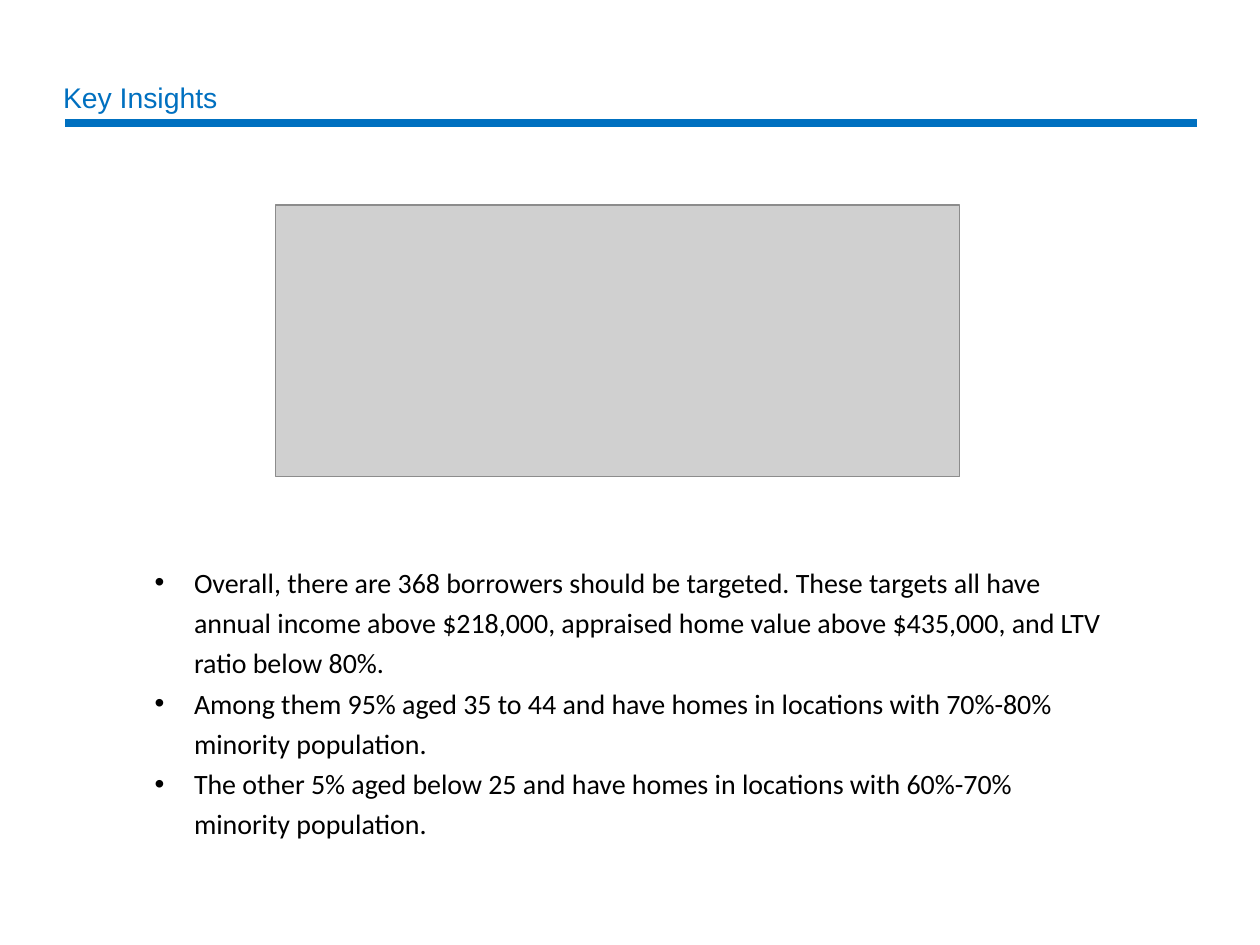
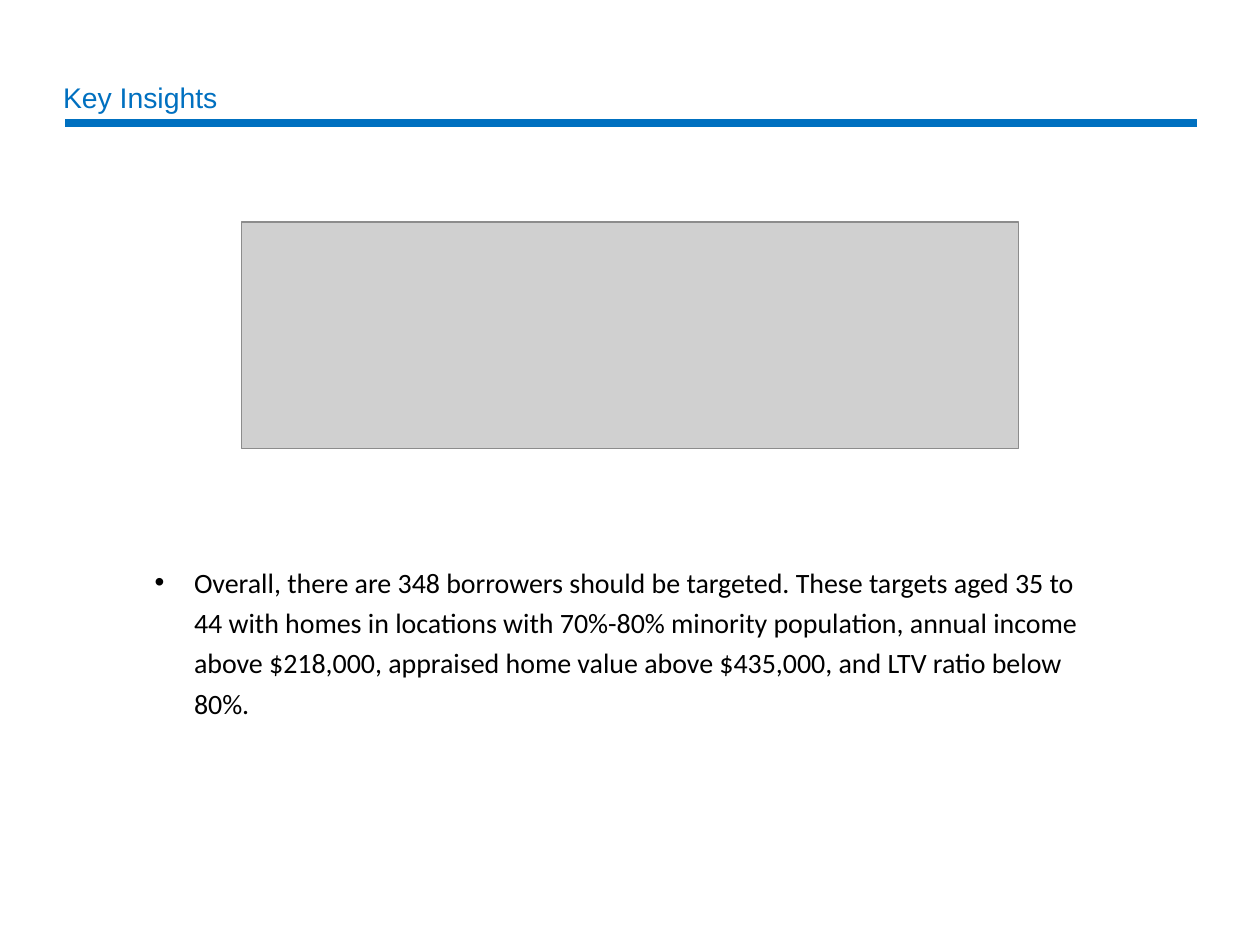
Before and after one commit to meiruzhong/Data-Mining-Target-Potential-Customers, a slide deck: slide 5 of Meiru Zhong_Data Analysis.pptx. Drawn at 1260x945 pixels with LibreOffice and Linux fonts; fonts in the diff are those of the drawing; grey boxes stand for pictures. Boxes give left, top, right and bottom in pixels: in the first picture for what was removed or moved away, otherwise in the second. Text is boxed around its words. In the diff, an @@ line names an element or a change of style, - is before the commit and + after.

```diff
--- a/Meiru Zhong_Data Analysis.pptx
+++ b/Meiru Zhong_Data Analysis.pptx
@@ picture: place and size @@
-picture at [276, 205, 960, 478]
+picture at [242, 222, 1019, 449]
@@ text at [194, 573, 1077, 715]: text changed @@
-• Overall, there are 368 borrowers should be targeted. These targets all have annual income above $218,000, appraised home value above $435,000, and LTV ratio below 80%.
-• Among them 95% aged 35 to 44 and have homes in locations with 70%-80% minority population.
-• The other 5% aged below 25 and have homes in locations with 60%-70% minority population.
+• Overall, there are 348 borrowers should be targeted. These targets aged 35 to 44 with homes in locations with 70%-80% minority population, annual income above $218,000, appraised home value above $435,000, and LTV ratio below 80%.
```
Also in this commit, not shown: 1 other file.
